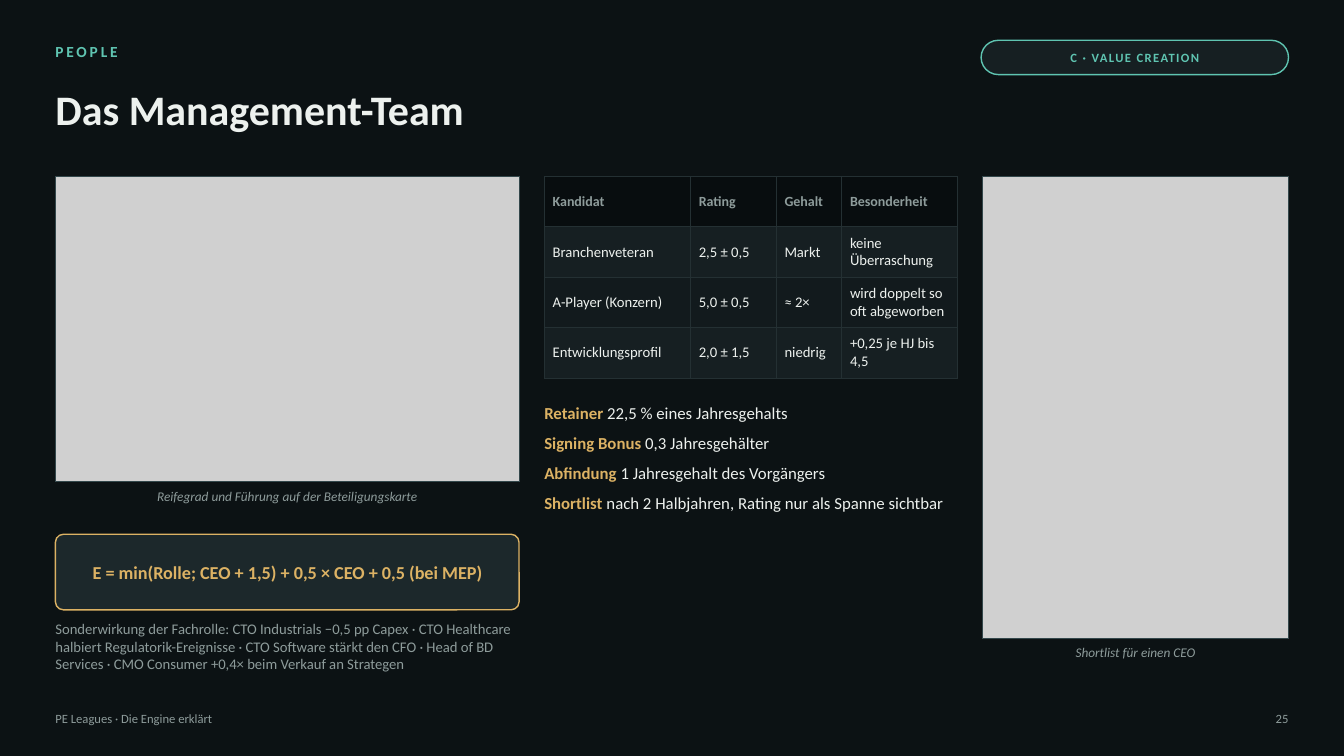
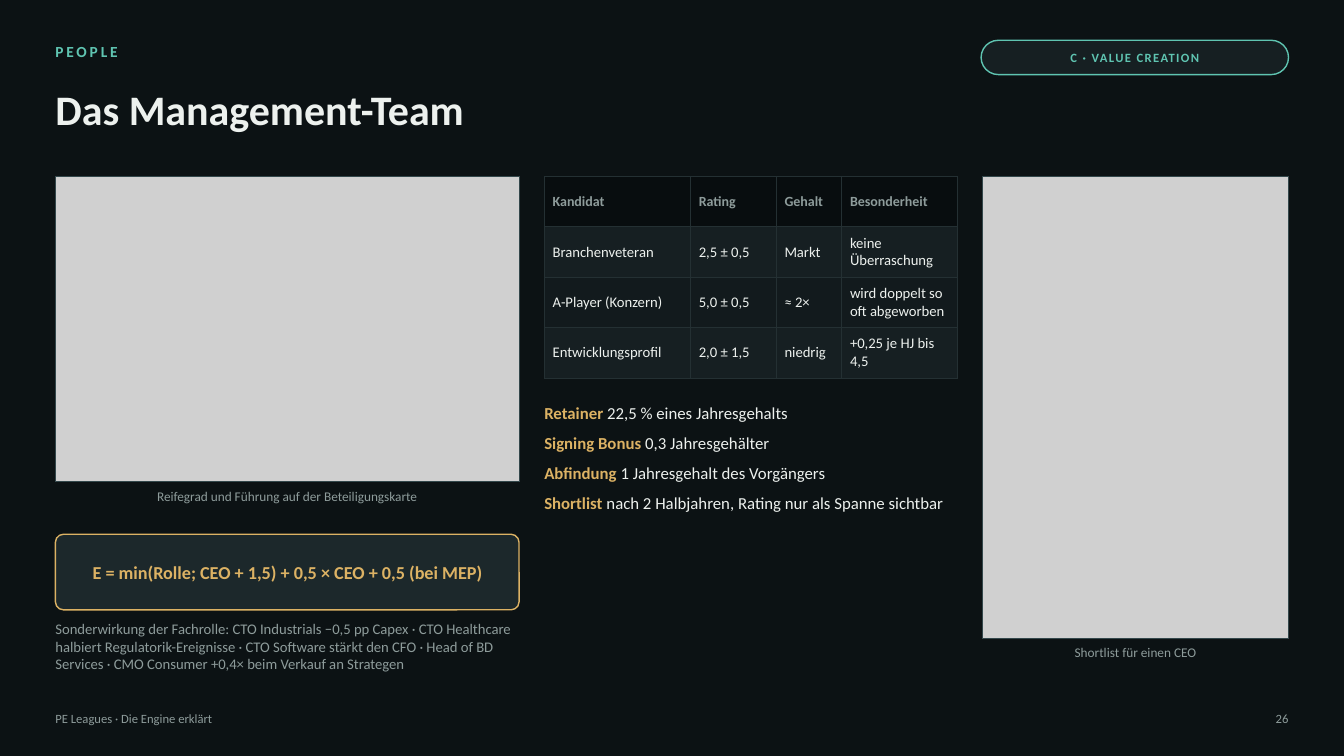
Before and after one commit to thematicum-dev/pe-leagues, a slide deck: slide 26 of docs/lehrmaterial/PE-Leagues_Engine-erklaert.pptx (slide 25 before the commit). Drawn at 1344x756 pixels with LibreOffice and Linux fonts; fonts in the diff are those of the drawing; grey boxes stand for pictures. Boxes give left, top, right and bottom in pixels: in the first picture for what was removed or moved away, otherwise in the second. Text is boxed around its words. In the diff, an @@ line names an element or a change of style, - is before the commit and + after.

```diff
--- a/docs/lehrmaterial/PE-Leagues_Engine-erklaert.pptx
+++ b/docs/lehrmaterial/PE-Leagues_Engine-erklaert.pptx
@@ text "Reifegrad und Führung auf der ..." at bbox=[157, 492, 417, 503]: italic off @@
@@ text "Shortlist für einen CEO" at bbox=[1075, 648, 1196, 657]: italic off @@
@@ text at bbox=[1276, 714, 1289, 723]: text changed @@
-25
+26
```
Also in this commit, not shown: 38 other slides changed, 2 slides added, 1 slide removed, 1 other file.
